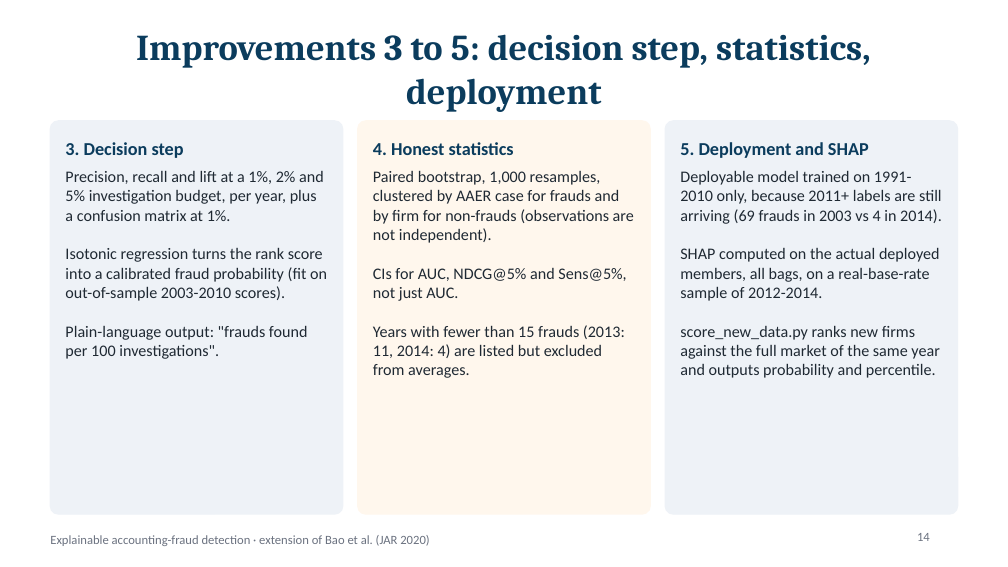
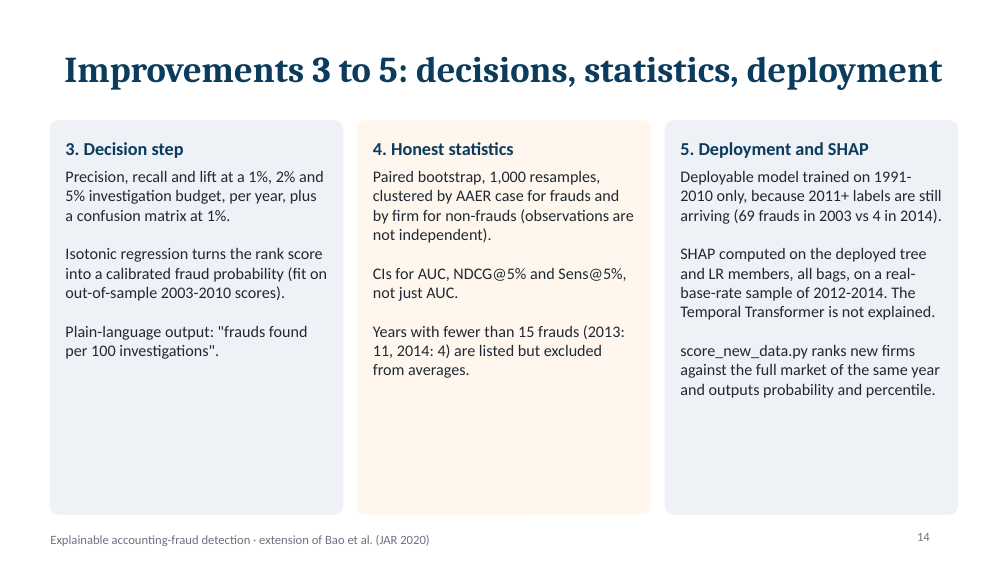
Before and after one commit to dhruv-37/Final-Year-Project-Minor, a slide deck: slide 14 of presentation/Fraud_Detection_Project.pptx. Drawn at 1008x567 pixels with LibreOffice and Linux fonts; fonts in the diff are those of the drawing. Boxes give left, top, right and bottom in pixels: in the first picture for what was removed or moved away, otherwise in the second. Text is boxed around its words. In the diff, an @@ line names an element or a change of style, - is before the commit and + after.

```diff
--- a/presentation/Fraud_Detection_Project.pptx
+++ b/presentation/Fraud_Detection_Project.pptx
@@ title at (64, 56, 942, 90): text changed @@
-Improvements 3 to 5: decision step, statistics, deployment
+Improvements 3 to 5: decisions, statistics, deployment
@@ text at (680, 248, 935, 320): text changed @@
-SHAP computed on the actual deployed members, all bags, on a real-base-rate sample of 2012-2014.
+SHAP computed on the deployed tree and LR members, all bags, on a real-base-rate sample of 2012-2014. The Temporal Transformer is not explained.
```
Also in this commit, not shown: 14 other slides changed, 4 slides added, 2 other files.
